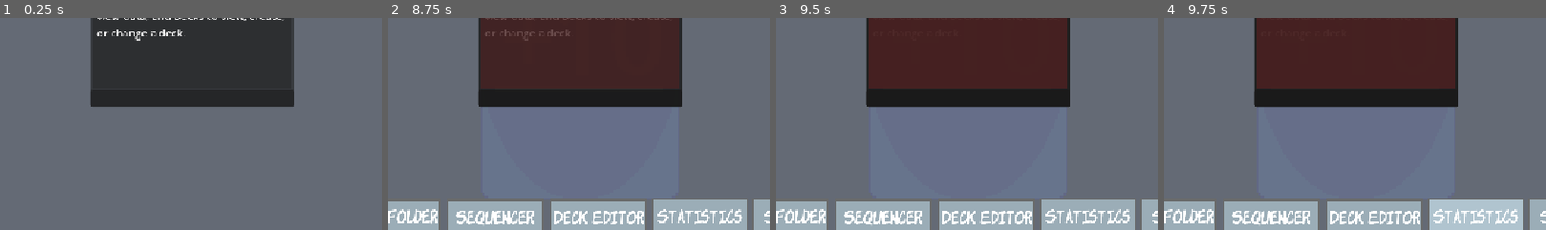
Above: before the commit, frames 1-4 (left to right).
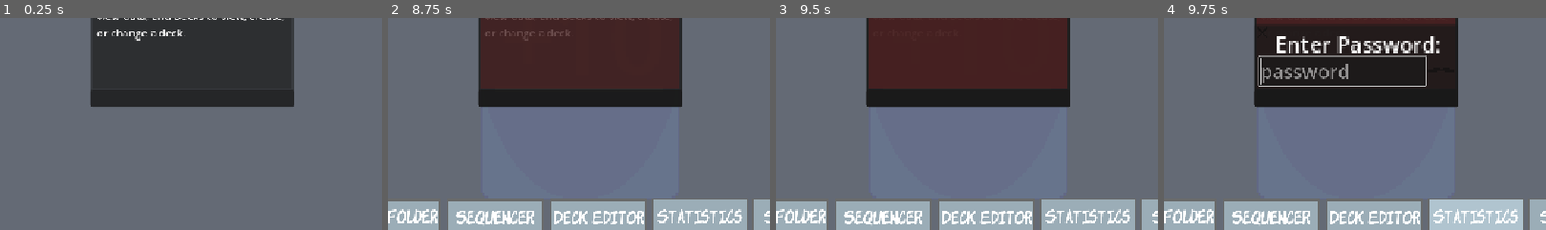
Above: after the commit, the same moments.

Repository: 255-Ping/Flashcards
Game: Godot game, scene res://Scenes/flash_card_main.tscn
The game is run twice, just before and just after one commit, with the same random seed, the same clock (stepped at 60 frames per second) and the same inputs.
Inputs (mouse positions are % of the whole screen's width and height, from its top left):
- Up to frame 1 (0.25 s): no input
- Up to frame 2 (8.75 s): click "Create Blank Seq" at 0.5 s; click (85, 32) at 1.25 s; click (50, 64) at 2.02 s; click "Create Blank Seq" at 2.75 s; click (85, 32) at 3.5 s; click (50, 64) at 4.27 s; click "Create Blank Seq" at 5 s; click (85, 32) at 5.75 s; click (50, 64) at 6.52 s; click "Go back" at 7.25 s; click "Start" at 8 s
- Up to frame 3 (9.5 s): click "Start" at 8.75 s
- Up to frame 4 (9.75 s): click "Statistics" at 9.5 s
The pictures show only the part of the screen within x 25-75%, y 45-95%; the shares and areas given below are measured in that part.

Frames 1-3 are identical in both runs. In frame 4, 15% of the frame differs, in the area x 24-77%, y 3-34%.
Error before the commit: Parse Error: Preload file "res://Textures/eye.png" does not exist. (res://Scripts/Popups/password_manager.gd:16)

Commit message:
Fixed a crash created with the last commit

Diff:
--- a/Scripts/DeckEditor/deck_ui.gd
+++ b/Scripts/DeckEditor/deck_ui.gd
@@ -17,7 +17,7 @@
 #@onready var label = $Panel/Label
 @onready var scroll_box = $Panel/ScrollContainer/HBoxContainer
 
-@onready var card = preload("res://Scenes/card.tscn")
+@onready var card = preload("res://Scenes/deck_card.tscn")
 
 func _ready() -> void:
 	main = get_tree().current_scene
--- a/Scripts/Popups/password_manager.gd
+++ b/Scripts/Popups/password_manager.gd
@@ -13,12 +13,12 @@
 @onready var wrong_password = $Control/WrongPassword
 
 #TEXTURES
-@onready var eye = preload("res://Textures/eye.png")
-@onready var eye_hover = preload("res://Textures/eye_hover.png")
-@onready var eye_pressed = preload("res://Textures/eye_pressed.png")
-@onready var closed_eye = preload("res://Textures/closed_eye.png")
-@onready var closed_eye_hover = preload("res://Textures/closed_eye_hover.png")
-@onready var closed_eye_pressed = preload("res://Textures/closed_eye_pressed.png")
+@onready var eye = preload("res://Textures/Buttons/EyeballButton/eye.png")
+@onready var eye_hover = preload("res://Textures/Buttons/EyeballButton/eye_hover.png")
+@onready var eye_pressed = preload("res://Textures/Buttons/EyeballButton/eye_pressed.png")
+@onready var closed_eye = preload("res://Textures/Buttons/EyeballButton/closed_eye.png")
+@onready var closed_eye_hover = preload("res://Textures/Buttons/EyeballButton/closed_eye_hover.png")
+@onready var closed_eye_pressed = preload("res://Textures/Buttons/EyeballButton/closed_eye_pressed.png")
 
 var main
 
Renamed: Scenes/card.tscn -> Scenes/deck_card.tscn
